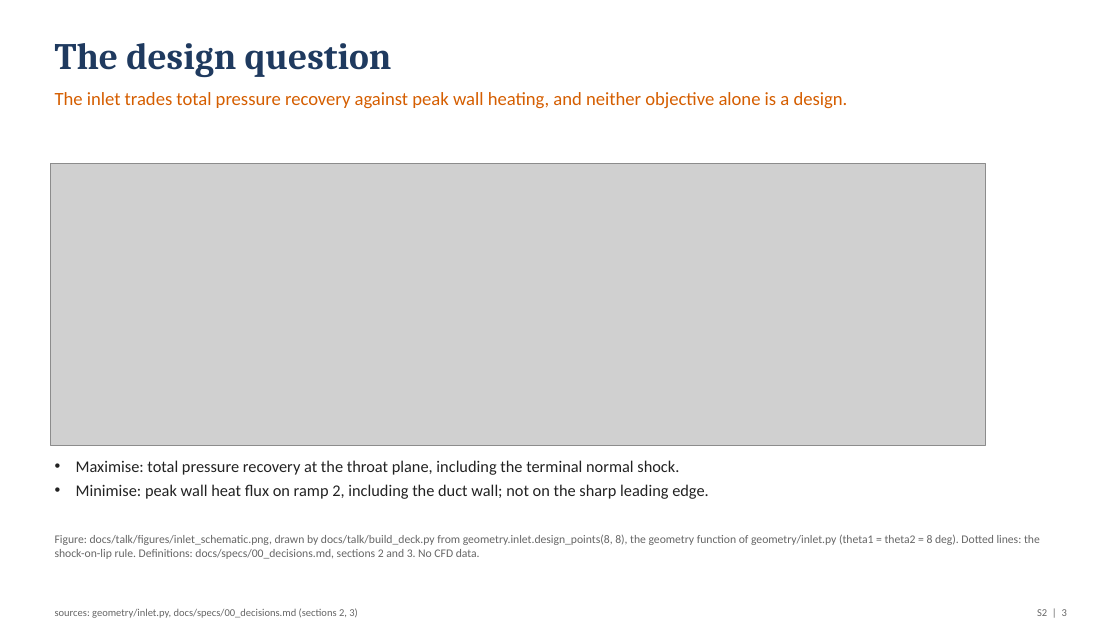
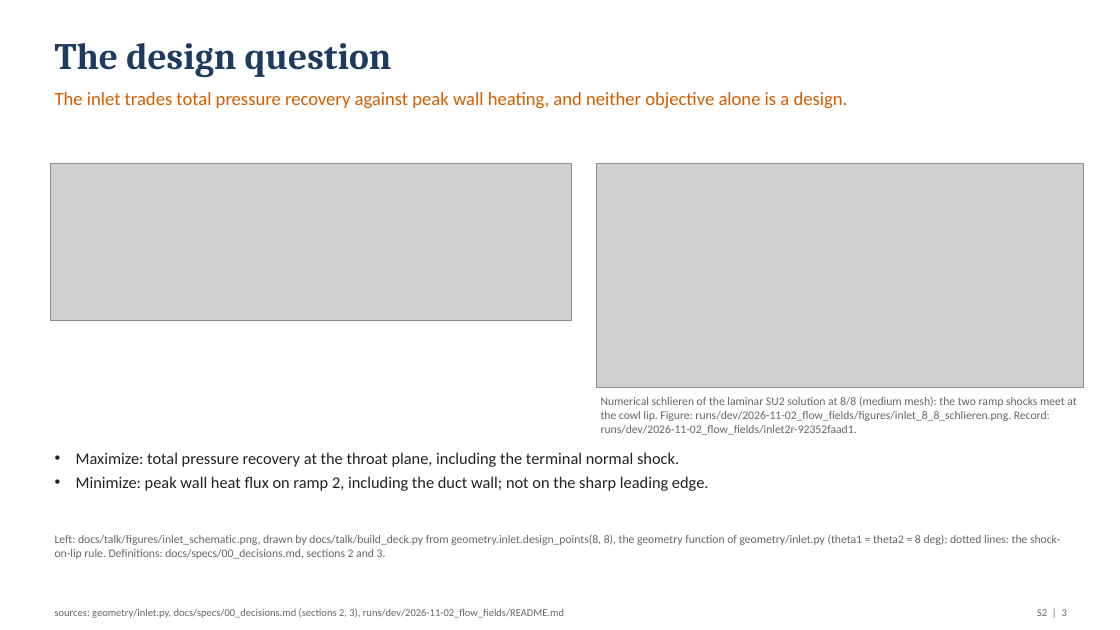
Before and after one commit to emarinhoss/ai-engineering, a slide deck: slide 3 of docs/talk/deck.pptx. Drawn at 1120x630 pixels with LibreOffice and Linux fonts; fonts in the diff are those of the drawing; grey boxes stand for pictures. Boxes give left, top, right and bottom in pixels: in the first picture for what was removed or moved away, otherwise in the second. Text is boxed around its words. In the diff, an @@ line names an element or a change of style, - is before the commit and + after.

```diff
--- a/docs/talk/deck.pptx
+++ b/docs/talk/deck.pptx
@@ picture: place and size @@
-picture at [50,164,986,445]
+picture at [50,164,571,321]
@@ picture added at [597,164,1084,388] @@
@@ text added at [601,396,1076,435], 10 pt, text #666666 @@
+Numerical schlieren of the laminar SU2 solution at 8/8 (medium mesh): the two ramp shocks meet at the cowl lip. Figure: runs/dev/2026-11-02_flow_fields/figures/inlet_8_8_schlieren.png. Record: runs/dev/2026-11-02_flow_fields/inlet2r-92352faad1.
@@ text at [76,452,709,491]: text changed @@
-• Maximise: total pressure recovery at the throat plane, including the terminal normal shock.
-• Minimise: peak wall heat flux on ramp 2, including the duct wall; not on the sharp leading edge.
+• Maximize: total pressure recovery at the throat plane, including the terminal normal shock.
+• Minimize: peak wall heat flux on ramp 2, including the duct wall; not on the sharp leading edge.
@@ text at [55,534,1060,559]: text changed @@
-Figure: docs/talk/figures/inlet_schematic.png, drawn by docs/talk/build_deck.py from geometry.inlet.design_points(8, 8), the geometry function of geometry/inlet.py (theta1 = theta2 = 8 deg). Dotted lines: the shock-on-lip rule. Definitions: docs/specs/00_decisions.md, sections 2 and 3. No CFD data.
+Left: docs/talk/figures/inlet_schematic.png, drawn by docs/talk/build_deck.py from geometry.inlet.design_points(8, 8), the geometry function of geometry/inlet.py (theta1 = theta2 = 8 deg); dotted lines: the shock-on-lip rule. Definitions: docs/specs/00_decisions.md, sections 2 and 3.
@@ text at [55,608,564,618]: text changed @@
-sources: geometry/inlet.py, docs/specs/00_decisions.md (sections 2, 3)
+sources: geometry/inlet.py, docs/specs/00_decisions.md (sections 2, 3), runs/dev/2026-11-02_flow_fields/README.md
```
Also in this commit, not shown: 4 other slides changed, 47 other files.
